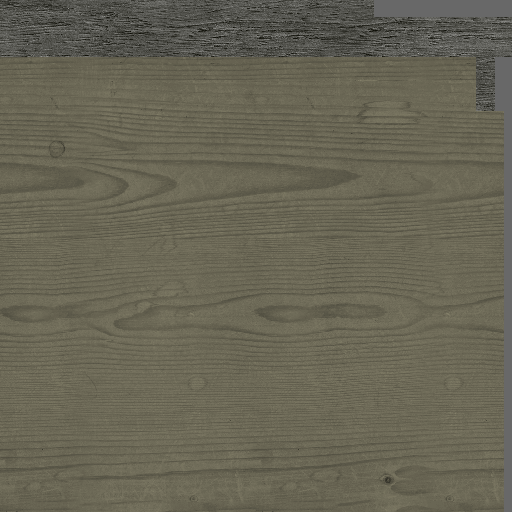
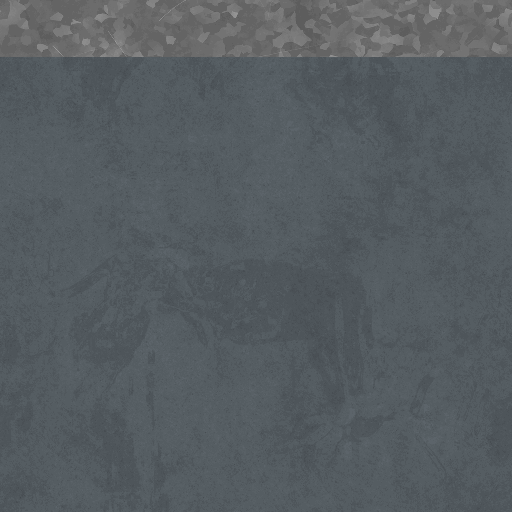
Comparing the layer stacks of the two (512, 512) images. Changes:
hid group "Wood Main" (8 layers) over (0, 0, 512, 512)
painted on "Wood046_Color.png" (2nd of 2, in "Shelf_Wall_01" › "Wood Main" › "Wood046_Color.png") over (0, 0, 512, 512)
painted on "Copy of Paint Layer 1" (1st of 3, in "Shelf_Wall_01" › "Wood Main") over (0, 0, 512, 512)
hid "Copy of Paint Layer 1" (2nd of 3, in "Shelf_Wall_01" › "Wood Main"), painted on it over (0, 0, 512, 512)
hid group "Wood Support" (8 layers) over (0, 0, 512, 512)
painted on "Wood060_Color.png" (2nd of 2, in "Shelf_Wall_01" › "Wood Support" › "Wood060_Color.png") over (0, 0, 512, 512)
painted on "Copy of Paint Layer 2" (1st of 2, in "Shelf_Wall_01" › "Wood Support") over (0, 0, 512, 192)
painted on "Paint Layer 2" over (0, 0, 512, 128)
showed group "Metal Main" (6 layers) over (0, 0, 512, 512)
painted on "Metal046A_Color.png" (2nd of 2, in "Shelf_Wall_01" › "Metal Main" › "Metal046A_Color.png") over (0, 0, 512, 512)
renamed "Paint Layer 1" to "Copy of Paint Layer 1", painted on it over (0, 0, 512, 512)
showed group "Metal Support" (6 layers) over (0, 0, 512, 512)
painted on "Metal037_Color.png" (2nd of 2, in "Shelf_Wall_01" › "Metal Support" › "Metal037_Color.png") over (0, 0, 512, 512)
renamed "Paint Layer 2" to "Copy of Paint Layer 2", painted on it over (0, 0, 512, 192)
painted on "BG" over (0, 0, 512, 512)